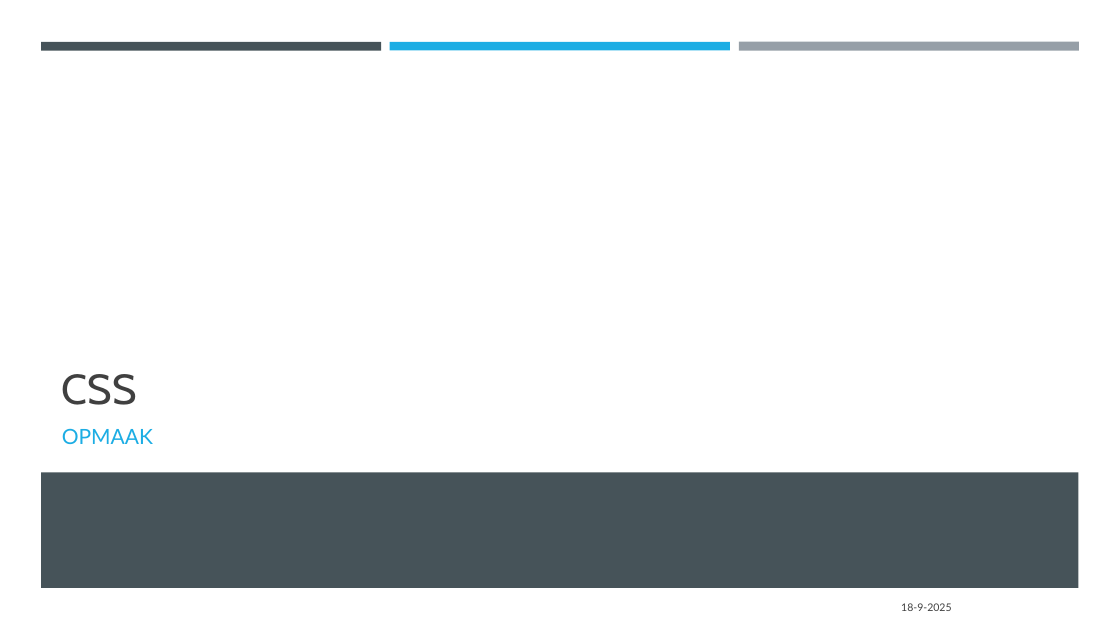
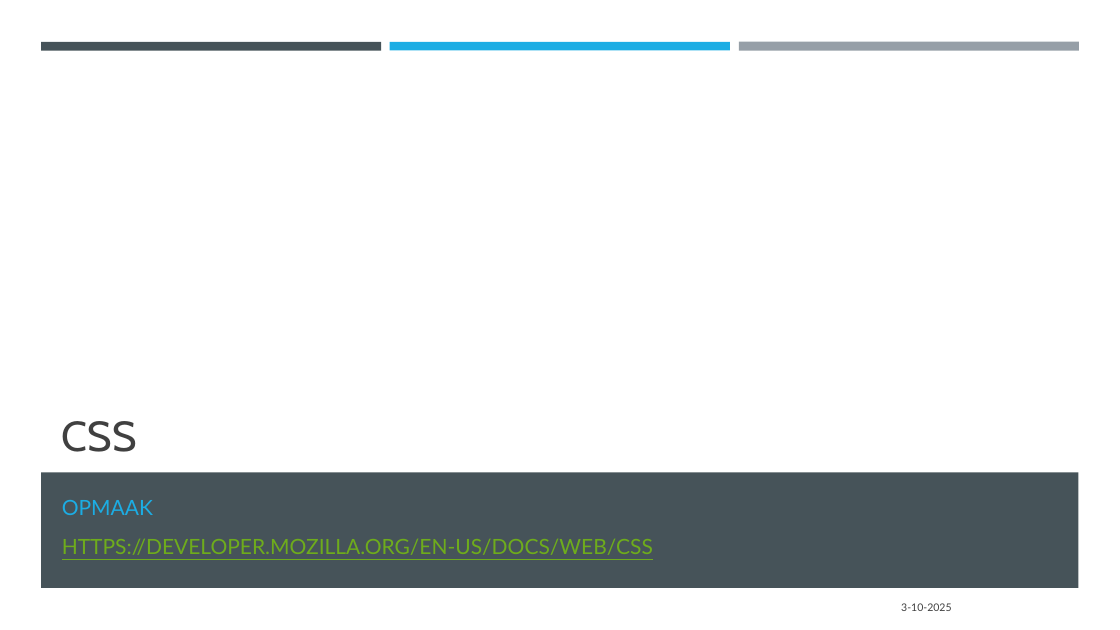
Before and after one commit to DhrLeroy/Webdesign, a slide deck: slide 30 of Webdesign.pptx. Drawn at 1120x630 pixels with LibreOffice and Linux fonts; fonts in the diff are those of the drawing. Boxes give left, top, right and bottom in pixels: in the first picture for what was removed or moved away, otherwise in the second. Text is boxed around its words. In the diff, an @@ line names an element or a change of style, - is before the commit and + after.

```diff
--- a/Webdesign.pptx
+++ b/Webdesign.pptx
@@ title "CSS": place and size @@
-title "CSS" at box(62, 374, 137, 405)
+title "CSS" at box(62, 421, 137, 452)
@@ text "OPMAAK": place and size @@
-text "OPMAAK" at box(62, 428, 153, 444)
+text "OPMAAK" at box(62, 500, 653, 555)
@@ text at box(62, 539, 653, 555): paragraph added @@
+HTTPS://DEVELOPER.MOZILLA.ORG/EN-US/DOCS/WEB/CSS
@@ text at box(901, 603, 951, 611): text changed @@
-18-9-2025
+3-10-2025
```
Also in this commit, not shown: 7 other slides changed, 11 slides added, 4 other files.
